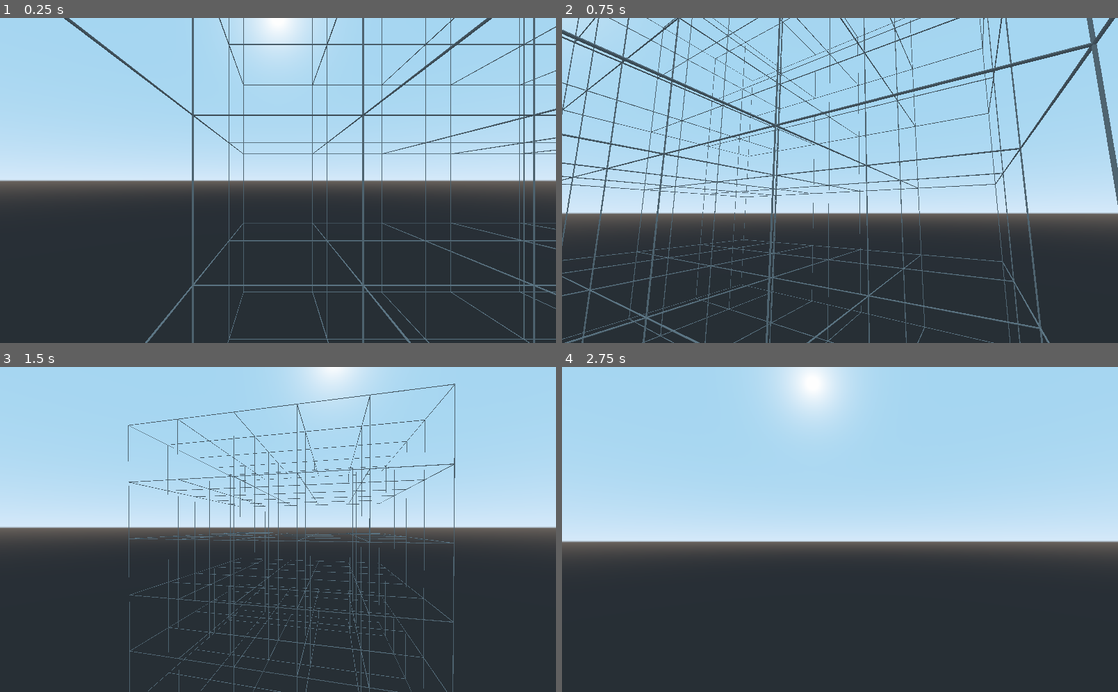
Above: before the commit, frames 1-4 (two rows, left to right).
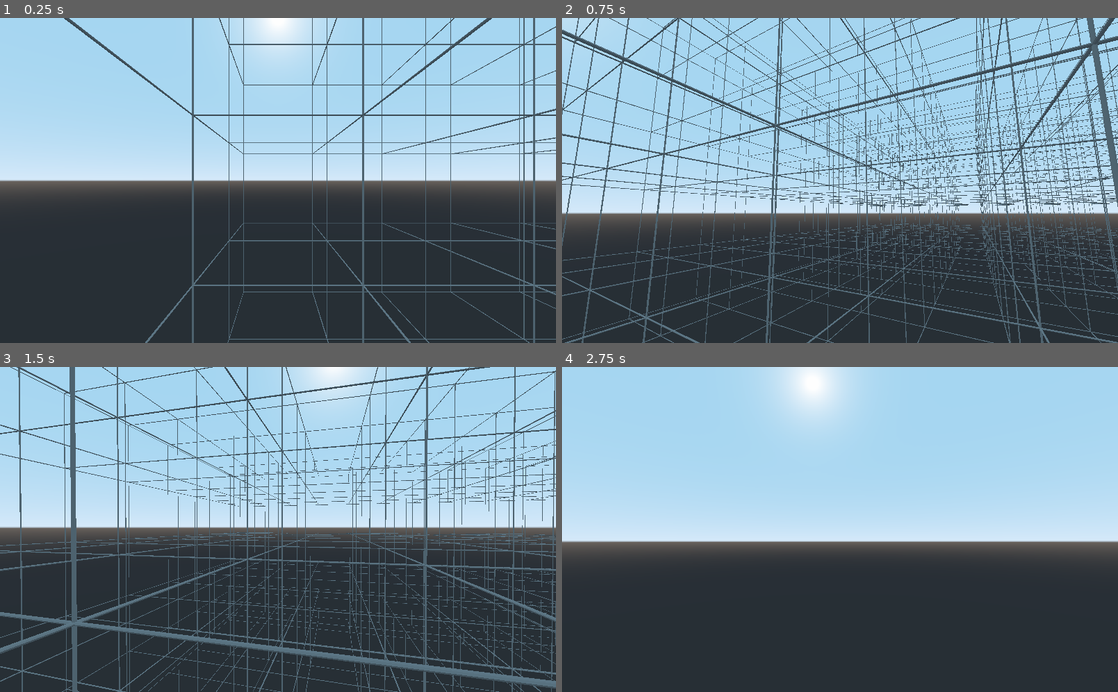
Above: after the commit, the same moments.

Repository: pragma-strict/Wave-Function-Collapse-Godot
Game: Godot game, scene res://Scenes/Main.tscn
Two runs of this game, one before a commit and one after it. Both use one fixed random seed, a clock stepped at 60 frames per second and the inputs below.
Inputs (mouse positions are in pixels of both pictures, inside the frame that each line leads up to):
- Up to frame 1 (0.25 s): no input
- Up to frame 2 (0.75 s): tap Enter at 0.5 s; move the mouse to (962, 164) at 0.52 s; hold Right (ui_right) from 0.53 s (still down); tap R at 0.6 s; click (962, 164) at 0.67 s
- Up to frame 3 (1.5 s): tap Space at 0.77 s; move the mouse to (250, 529) at 1.27 s; release Right (ui_right) at 1.28 s; hold Up (ui_up) from 1.28 s (still down); tap R at 1.35 s
- Up to frame 4 (2.75 s): keep holding Up (ui_up); tap Space at 1.52 s; move the mouse to (851, 523) at 2.02 s; tap R at 2.1 s

The runs differ from the first frame. In frame 2, 6.7% of the frame differs, in the area x 3-100%, y 0-100%; in frame 3, 11%, in the area x 0-100%, y 0-100%; in frame 4, nothing differs.

Commit message:
Update comments and gitignore

Diff:
--- a/Scripts/Prototypes.gd
+++ b/Scripts/Prototypes.gd
@@ -1,6 +1,4 @@
 class_name Prototypes
-
-# TODO:
 
 # Socket details:
 # 'empty'		<- air chunk
@@ -103,7 +101,6 @@
 	['sq-top', 'sq-bottom'],
 	['sq-top', 'angle-away'],
 	['sq-top', 'angle-towards'],
-	['sq-top', 'empty'],
 	['no-surf', 'empty'],
 	['empty', 'empty']
 ]
@@ -132,10 +129,6 @@
 	return index_list
 
 
-# Return a list of protos (by index) which the origin cell is allowed to have based on its neighbor in the given direction
-#func get_allowed_protos(neighbor_proto, direction_to_neighbor):
-#	pass
-
 
 # Return a list of proto indexes that can be adjacent to the given superpos in the given direction
 # TODO: Replace Array.has() calls with the 'in' keyword
@@ -158,7 +151,6 @@
 					possible_neighbors.append(i)
 
 	return possible_neighbors
-
 
 
 
@@ -186,6 +178,7 @@
 	return compatible_sockets
 
 
+
 # Return new superpos with only the compatible protos remaining (return intersection of arrays)
 # TODO: Make static
 func get_constrained_superpos(original_superpos:Array, allowed_protos:Array):
@@ -196,6 +189,7 @@
 	return new_superpos
 
 
+
 # Gets the mesh for a given proto. Basically just handles the rotation.
 func get_mesh_instance(proto_index):
 	var mesh = MeshInstance.new()
@@ -203,6 +197,7 @@
 	mesh.mesh = load(proto_ref["mesh_ref"])
 	mesh.rotate_y(deg2rad(-90 * proto_ref["rotation"]))
 	return mesh
+
 
 
 # Get the socket key for the opposite direction
@@ -221,6 +216,7 @@
 		return 'forward'
 
 
+
 # Recursively rotate a socket set by shuffling around the socket IDs relative to the faces
 static func rotate_sockets_right(sockets:Dictionary, rotation_amt:int):
 	rotation_amt %= 4
@@ -237,6 +233,7 @@
 	return rotate_sockets_right(sockets, rotation_amt -1)
 
 
+
 # Returns the intersection of two arrays where order doesn't matter
 # Possibly naive implementation, NOT TESTED
 static func util_set_intersect(arr_1:Array, arr_2:Array):
--- a/Scripts/Wave Function.gd
+++ b/Scripts/Wave Function.gd
@@ -1,25 +1,9 @@
-# TODO:
-# - Some method of dealing with failures might be good. Maybe we could unwind a bit and retry some collapses
-#   to try and get different results. Not a huge deal as we aren't actually getting failures yet.
-#
-# - I think there's a bug where the debug labels aren't being generated for some cells. Not sure why.
-#
-# - Make it more likely for certain collapses to happen. You could just store a weight along with each proto
-#   in the superpos for how likely it should be. You'd also need to store weights in the adjacency mappings
-#   and add them to the superpos during the propogate step.
-#
-# NOTES ON TERMINOLOGY / WFC IMPLEMENTATION
-# Cell superpositions represent the state of each cell.
-# They are lists of indexes into the prototypes array in the Prototypes class.
-# When a superposition list contains just one element, the cell has totally collapsed to a single state.
-# The entropy of a call is the length of its superposition array.
-
 extends Spatial
 
 var prototypes = Prototypes.new()
 var rng = RandomNumberGenerator.new()
 
-export var field_width = 5		# x and z dimensions
+export var field_width = 15		# x and z dimensions
 export var field_height = 5		# y dimension
 export var cell_size = 2
 
Not shown, changed: .gitignore
